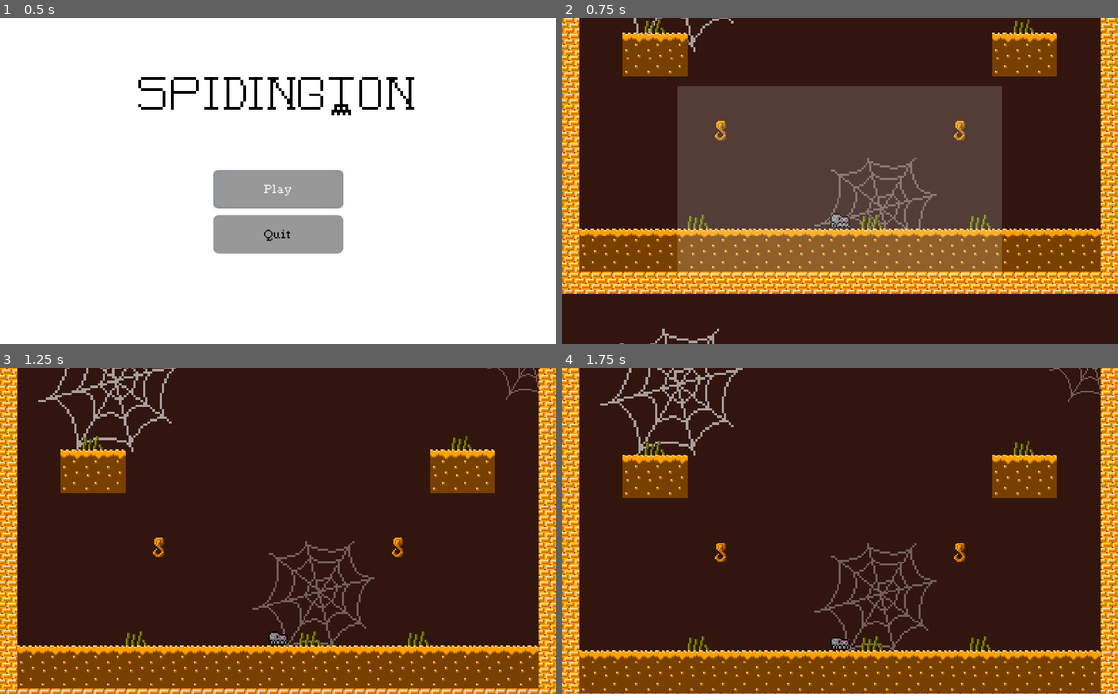
Above: before the commit, frames 1-4 (two rows, left to right).
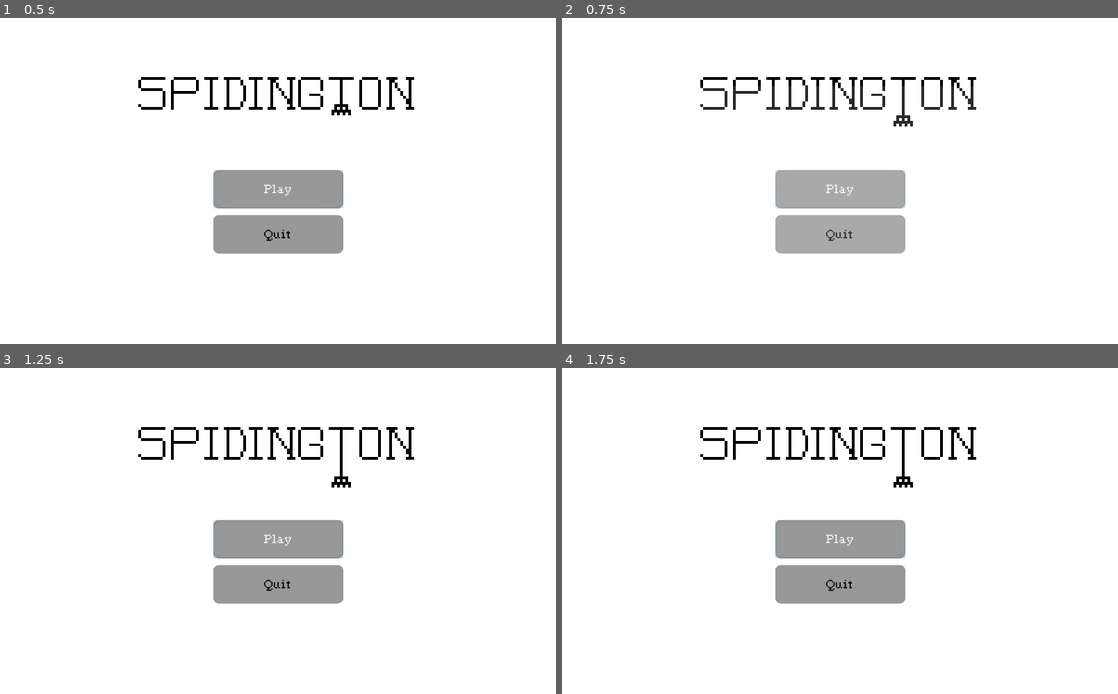
Above: after the commit, the same moments.

Repository: Tusentio/Spidington
Game: Godot game, scene res://Scenes/Menu/Menu.tscn
Two runs of this game, one before a commit and one after it. Both use one fixed random seed, a clock stepped at 60 frames per second and the inputs below.
Inputs (mouse positions are in pixels of both pictures, inside the frame that each line leads up to):
- Up to frame 1 (0.5 s): no input
- Up to frame 2 (0.75 s): click "Play" at 0.5 s
- Up to frame 3 (1.25 s): no input
- Up to frame 4 (1.75 s): click (840, 540) at 1.25 s, where only the run after the commit has a clickable "Play"

Frame 1 is identical in both runs. In frame 2, 100% of the frame differs, in the area x 0-100%, y 0-100%; in frame 3, 100%; in frame 4, 100%.

Commit message:
Fix naming issues

Diff:
--- a/Scenes/Credits/Credits.tscn
+++ b/Scenes/Credits/Credits.tscn
@@ -1,12 +1,12 @@
 [gd_scene load_steps=11 format=2]
 
-[ext_resource path="res://Logo/SpidingtonLogo1.png" type="Texture" id=1]
+[ext_resource path="res://Logo/SpidingtonLogo_1.png" type="Texture" id=1]
 [ext_resource path="res://Fonts/GameFont.tres" type="DynamicFont" id=2]
-[ext_resource path="res://Logo/SpidingtonLogo5.png" type="Texture" id=3]
-[ext_resource path="res://Logo/SpidingtonLogo3.png" type="Texture" id=4]
-[ext_resource path="res://Logo/SpidingtonLogo4.png" type="Texture" id=5]
-[ext_resource path="res://Logo/Spidingtonlogo6.png" type="Texture" id=6]
-[ext_resource path="res://Logo/SpidingtonLogo2.png" type="Texture" id=7]
+[ext_resource path="res://Logo/SpidingtonLogo_5.png" type="Texture" id=3]
+[ext_resource path="res://Logo/SpidingtonLogo_3.png" type="Texture" id=4]
+[ext_resource path="res://Logo/SpidingtonLogo_4.png" type="Texture" id=5]
+[ext_resource path="res://Logo/SpidingtonLogo_6.png" type="Texture" id=6]
+[ext_resource path="res://Logo/SpidingtonLogo_2.png" type="Texture" id=7]
 [ext_resource path="res://Scenes/Menu/Logo.gd" type="Script" id=8]
 [ext_resource path="res://Scenes/Credits/Credits.gd" type="Script" id=9]
 
--- a/Scenes/Menu/Menu.tscn
+++ b/Scenes/Menu/Menu.tscn
@@ -5,13 +5,13 @@
 [ext_resource path="res://Scenes/Menu/QuitButton.gd" type="Script" id=3]
 [ext_resource path="res://Scenes/Menu/PlayButton.gd" type="Script" id=4]
 [ext_resource path="res://Scenes/Menu/Menu.gd" type="Script" id=5]
-[ext_resource path="res://Logo/SpidingtonLogo5.png" type="Texture" id=6]
-[ext_resource path="res://Logo/SpidingtonLogo2.png" type="Texture" id=7]
-[ext_resource path="res://Logo/SpidingtonLogo1.png" type="Texture" id=8]
-[ext_resource path="res://Logo/SpidingtonLogo3.png" type="Texture" id=9]
-[ext_resource path="res://Logo/SpidingtonLogo4.png" type="Texture" id=10]
+[ext_resource path="res://Logo/SpidingtonLogo_5.png" type="Texture" id=6]
+[ext_resource path="res://Logo/SpidingtonLogo_2.png" type="Texture" id=7]
+[ext_resource path="res://Logo/SpidingtonLogo_1.png" type="Texture" id=8]
+[ext_resource path="res://Logo/SpidingtonLogo_3.png" type="Texture" id=9]
+[ext_resource path="res://Logo/SpidingtonLogo_4.png" type="Texture" id=10]
 [ext_resource path="res://Scenes/Menu/Logo.gd" type="Script" id=11]
-[ext_resource path="res://Logo/SpidingtonLogo6.png" type="Texture" id=12]
+[ext_resource path="res://Logo/SpidingtonLogo_6.png" type="Texture" id=12]
 [ext_resource path="res://Scenes/Menu/RestartButton.gd" type="Script" id=15]
 
 [sub_resource type="StyleBoxFlat" id=1]
--- a/project.godot
+++ b/project.godot
@@ -28,7 +28,7 @@
 
 config/name="Spidington"
 run/main_scene="res://Scenes/Menu/Menu.tscn"
-boot_splash/image="res://Logo/Spidingtonlogo5.png"
+boot_splash/image="res://Logo/SpidingtonLogo_5.png"
 boot_splash/fullsize=false
 boot_splash/use_filter=false
 boot_splash/bg_color=Color( 1, 1, 1, 1 )
Renamed: Logo/SpidingtonLogo1.png -> Logo/SpidingtonLogo_1.png
Not shown, changed: Logo/SpidingtonLogo_1.png.import
Renamed: Logo/Spidingtonlogo2.png -> Logo/SpidingtonLogo_2.png
Not shown, changed: Logo/SpidingtonLogo_2.png.import
Renamed: Logo/Spidingtonlogo3.png -> Logo/SpidingtonLogo_3.png
Not shown, changed: Logo/SpidingtonLogo_3.png.import
Renamed: Logo/Spidingtonlogo4.png -> Logo/SpidingtonLogo_4.png
Not shown, changed: Logo/SpidingtonLogo_4.png.import
Renamed: Logo/Spidingtonlogo5.png -> Logo/SpidingtonLogo_5.png
Not shown, changed: Logo/SpidingtonLogo_5.png.import
Renamed: Logo/Spidingtonlogo6.png -> Logo/SpidingtonLogo_6.png
Not shown, changed: Logo/SpidingtonLogo_6.png.import
(and 2 more such lines)
